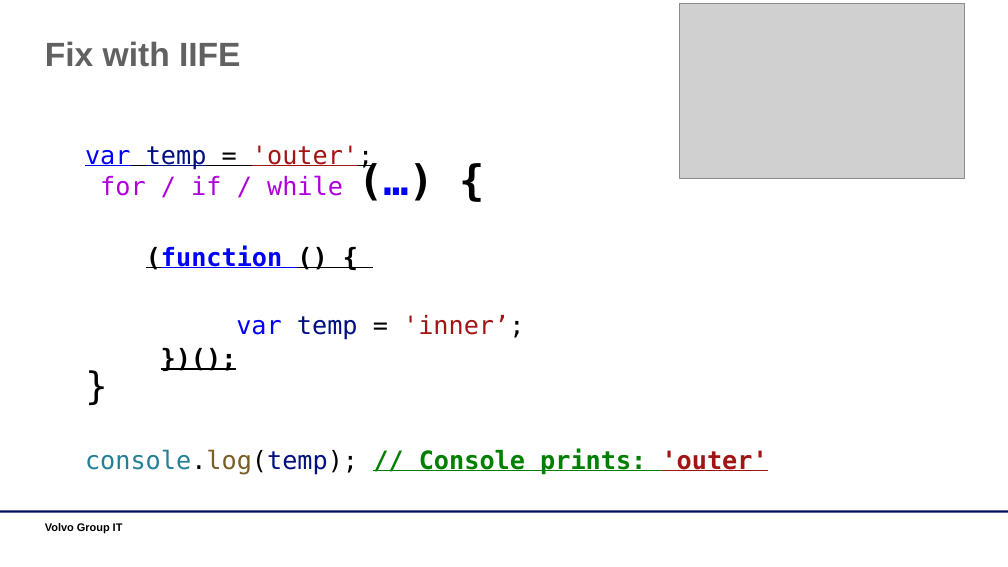
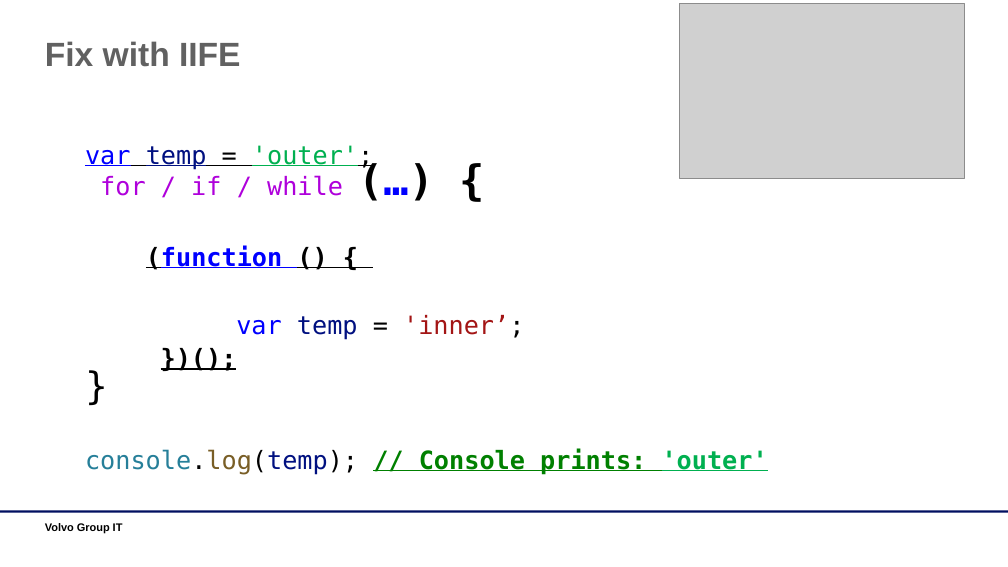
Before and after one commit to dankrz/JsTraining, a slide deck: slide 8 of JsTraining-presentation/JS Training.pptx. Drawn at 1008x567 pixels with LibreOffice and Linux fonts; fonts in the diff are those of the drawing; grey boxes stand for pictures; background and template pictures are left out. Boxes give left, top, right and bottom in pixels: in the first picture for what was removed or moved away, otherwise in the second. Text is boxed around its words. In the diff, an @@ line names an element or a change of style, - is before the commit and + after.

```diff
--- a/JsTraining-presentation/JS Training.pptx
+++ b/JsTraining-presentation/JS Training.pptx
@@ text at bbox=[85, 145, 768, 475]: text colour #A31515 to #00B050 in "'outer';", "'outer'" @@
```
Also in this commit, not shown: 2 other slides changed.
